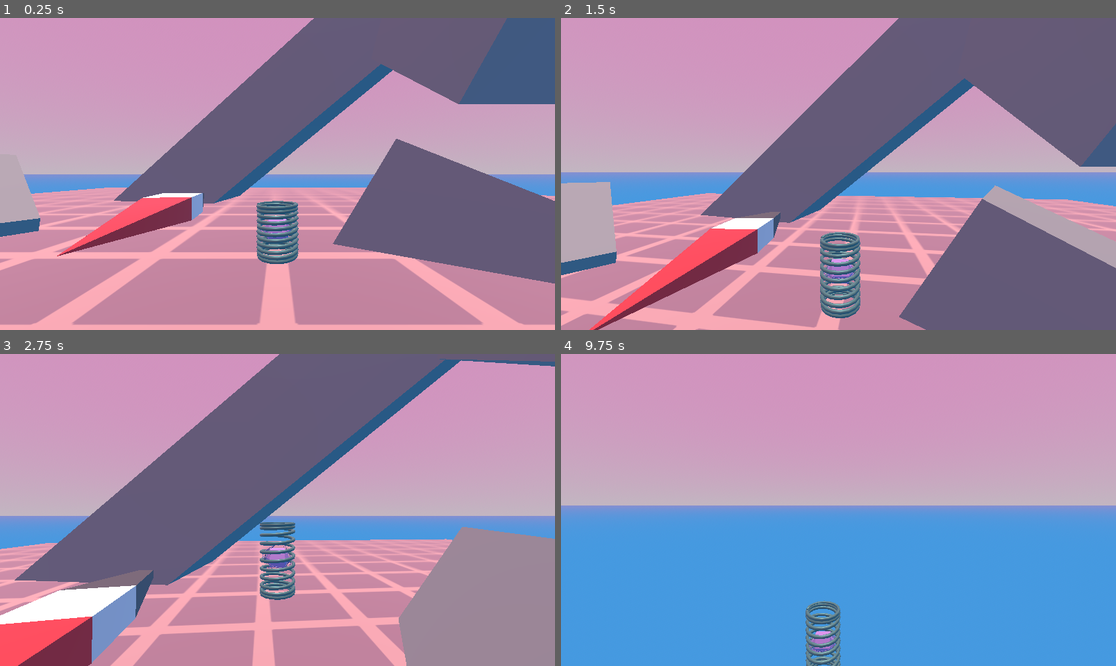
Above: before the commit, frames 1-4 (two rows, left to right).
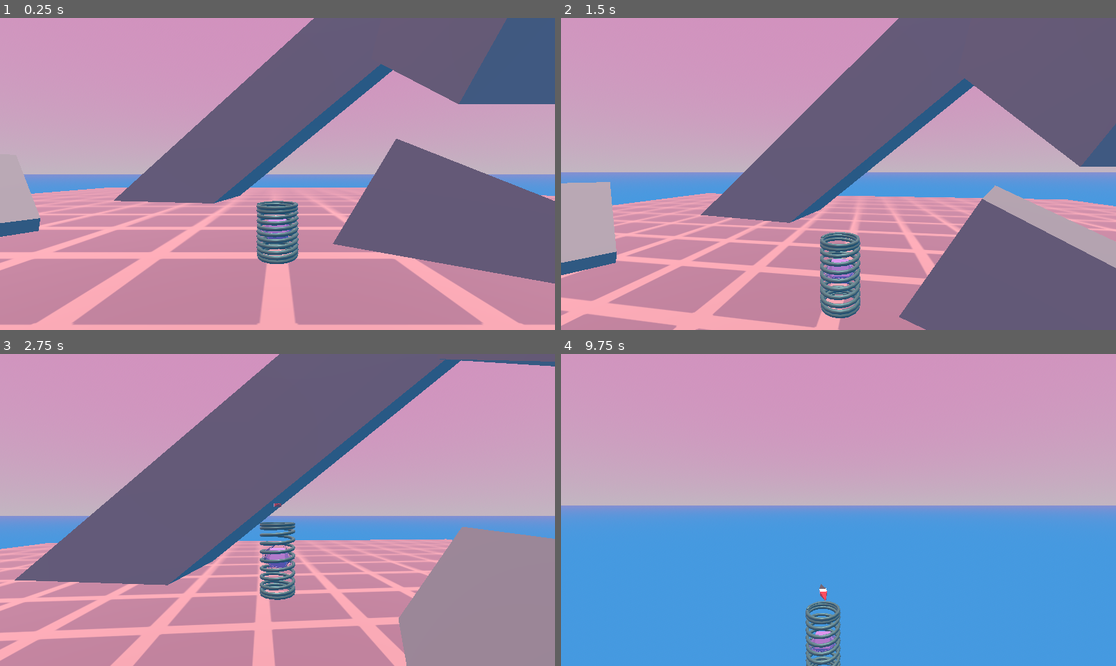
Above: after the commit, the same moments.

Repository: Althories/springstar
Game: Godot game, scene res://Scenes/Levels/main.tscn
Two runs of this game, one before a commit and one after it. Both use one fixed random seed, a clock stepped at 60 frames per second and the inputs below. This scene is started directly instead of the project's main scene.
Inputs (mouse positions are in pixels of both pictures, inside the frame that each line leads up to):
- Up to frame 1 (0.25 s): no input
- Up to frame 2 (1.5 s): move the mouse to (866, 174) at 0.52 s; hold Tab (show_compass, bound only after the commit) 0.53-1.28 s; hold W (move_forward) from 0.53 s (still down); tap Space (jump) at 0.77 s; move the mouse to (810, 174) at 1.27 s; click (810, 174) at 1.35 s
- Up to frame 3 (2.75 s): keep holding W (move_forward); tap Space (jump) at 1.52 s; tap Tab (show_compass, bound only after the commit) at 1.55 s; move the mouse to (288, 503) at 2.02 s; hold Tab (show_compass, bound only after the commit) from 2.03 s (still down)
- Up to frame 4 (9.75 s): move the mouse to (832, 516) at 2.77 s; release Tab (show_compass, bound only after the commit) at 2.78 s; tap Tab (show_compass, bound only after the commit) at 2.85, 3.8, 4.35, 6.05, 7.35, 8.3, 8.85 s; tap Space (jump) at 3.02, 3.77, 4.52, 6.02, 6.77, 7.52, 9.02 s; move the mouse to (877, 513) at 3.52 s; press the mouse at (877, 513) at 3.53 s; move the mouse to (794, 506) at 4.27 s; release the mouse at (794, 506) at 4.28 s; move the mouse to (844, 510) at 5.02 s; hold Tab (show_compass, bound only after the commit) 5.03-5.78 s; move the mouse to (816, 503) at 5.77 s; release W (move_forward) at 5.78 s; hold D (move_right) 5.78-6.53 s; click (816, 503) at 5.85 s; move the mouse to (866, 510) at 6.52 s; hold Tab (show_compass, bound only after the commit) 6.53-7.28 s; hold W (move_forward) 6.53-8.78 s; move the mouse to (810, 510) at 7.27 s; move the mouse to (849, 503) at 8.02 s; press the mouse at (849, 503) at 8.03 s; move the mouse to (832, 516) at 8.77 s; release the mouse at (832, 516) at 8.78 s; hold A (move_left) 8.78-9.53 s; move the mouse to (877, 513) at 9.52 s; hold W (move_forward) from 9.53 s (still down); hold Tab (show_compass, bound only after the commit) from 9.53 s (still down)

The runs differ from the first frame. In frame 1, 2.0% of the frame differs, in the area x 10-37%, y 56-77%; in frame 2, 3.4%; in frame 3, 5.6%, in the area x 0-51%, y 47-100%; in frame 4, less than 0.1%.

Commit message:
wow the compass works
so cool

Diff:
--- a/Scenes/Levels/main.tscn
+++ b/Scenes/Levels/main.tscn
@@ -184,8 +184,11 @@
 [node name="TestSpring" parent="SpringStuff" instance=ExtResource("2_hmkfj")]
 
 [node name="Compass" parent="SpringStuff" instance=ExtResource("3_irfg1")]
-transform = Transform3D(1, 0, 0, 0, 1, 0, 0, 0, 1, -4.8188, 0.500001, -4.6428)
+transform = Transform3D(0.1, 0, 0, 0, 0.1, 0, 0, 0, 0.1, -4.819, 5, -4.643)
 script = ExtResource("4_5sf7f")
+
+[node name="Cube" parent="SpringStuff/Compass" index="0"]
+transform = Transform3D(0.720135, 0.693833, 3.03284e-08, 0, -4.37114e-08, 1, 0.693833, -0.720135, -3.14781e-08, 0, 0, 0)
 
 [node name="Misc" type="Node" parent="."]
 
@@ -224,6 +227,7 @@
 script = ExtResource("6_o6t2q")
 spring = NodePath("../../SpringStuff/TestSpring")
 
+[connection signal="spring_pos" from="SpringStuff/TestSpring" to="SpringStuff/Compass" method="_on_test_spring_spring_pos"]
 [connection signal="target_pos" from="Misc/target" to="SpringStuff/Compass" method="_on_target_target_pos"]
 
 [editable path="SpringStuff/Compass"]
--- a/Scenes/Levels/target.gd
+++ b/Scenes/Levels/target.gd
@@ -2,6 +2,6 @@
 
 signal target_pos(target_position)
 
-func _process(delta: float) -> void:
+func _process(_delta: float) -> void:
 	var x = position
 	target_pos.emit(x)
--- a/Scripts/SpringCharacter/compass.gd
+++ b/Scripts/SpringCharacter/compass.gd
@@ -4,7 +4,15 @@
 @onready var compass: MeshInstance3D = $Cube
 var target = Vector3()
 
-func _process(delta: float) -> void:
+func _ready():
+	visible = false
+
+func _process(_delta: float) -> void:
+	if Input.is_action_pressed("show_compass"):
+		visible = true
+	else:
+		visible = false
+
 	#Calculate the direction from the pointer to the target
 	var direction_to_target = (target - compass.global_transform.origin).normalized()
 
@@ -15,3 +23,6 @@
 func _on_target_target_pos(target_position: Variant) -> void:
 	#receives compass target location from signal in script attached to target
 	target = target_position
+
+func _on_test_spring_spring_pos(spring_pos_x: Variant, spring_pos_y: Variant, spring_pos_z: Variant) -> void:
+	position = Vector3(spring_pos_x, spring_pos_y + 1.5, spring_pos_z)
--- a/Scripts/SpringCharacter/spring_script.gd
+++ b/Scripts/SpringCharacter/spring_script.gd
@@ -13,7 +13,6 @@
 const CAMERA_VERTICAL_MOVEMENT_DEADZONE = 1.4
 const COIL_SPEED: float = 4							# Speed of coil animation
 
-
 @onready var camPivot: Node3D = $CamPivot
 @onready var camera: Node3D = $CamPivot/SpringArm3D/Camera3D
 @onready var animationTree: AnimationTree = $"Spring Model"/AnimationTree
@@ -31,6 +30,7 @@
 var bonk_timer = 0									# bonq :3
 
 signal charging
+signal spring_pos(spring_pos_x, spring_pos_y, spring_pos_z)
 var rotationSpeed: float = 1						# Speed the rings rotate
 
 func _ready():
@@ -51,6 +51,9 @@
 	move_camera()
 	if Input.is_action_pressed("left_click"):
 		Input.mouse_mode = Input.MOUSE_MODE_CAPTURED		# Locks mouse to window
+
+	#emits position for compass to connect its position to the spring (this is me being lazy lol)
+	spring_pos.emit(position.x, position.y, position.z)
 
 func _physics_process(delta: float) -> void:
 	'''For anything to do with physics in the world'''
--- a/Scripts/UIScripts/chargemeter.gd
+++ b/Scripts/UIScripts/chargemeter.gd
@@ -10,7 +10,7 @@
 func update():
 	value = (spring.charge_velocity / 18.0) * max_value  # Scale charge % for UI
 
-func _process(float):
+func _process(_float):
 	if Input.is_action_pressed("jump") and spring.is_on_floor():
 		await get_tree().create_timer(0.2).timeout
 		visible = true
--- a/project.godot
+++ b/project.godot
@@ -96,3 +96,9 @@
 "events": [Object(InputEventKey,"resource_local_to_scene":false,"resource_name":"","device":-1,"window_id":0,"alt_press …(195 unchanged characters)…
 ]
 }
+show_compass={
+"deadzone": 0.2,
+"events": [Object(InputEventKey,"resource_local_to_scene":false,"resource_name":"","device":-1,"window_id":0,"alt_pressed":false,"shift_pressed":false,"ctrl_pressed":false,"meta_pressed":false,"pressed":false,"keycode":0,"physical_keycode":4194306,"key_label":0,"unicode":0,"location":0,"echo":false,"script":null)
+, Object(InputEventMouseButton,"resource_local_to_scene":false,"resource_name":"","device":-1,"window_id":0,"alt_pressed":false,"shift_pressed":false,"ctrl_pressed":false,"meta_pressed":false,"button_mask":0,"position":Vector2(0, 0),"global_position":Vector2(0, 0),"factor":1.0,"button_index":2,"canceled":false,"pressed":false,"double_click":false,"script":null)
+]
+}
